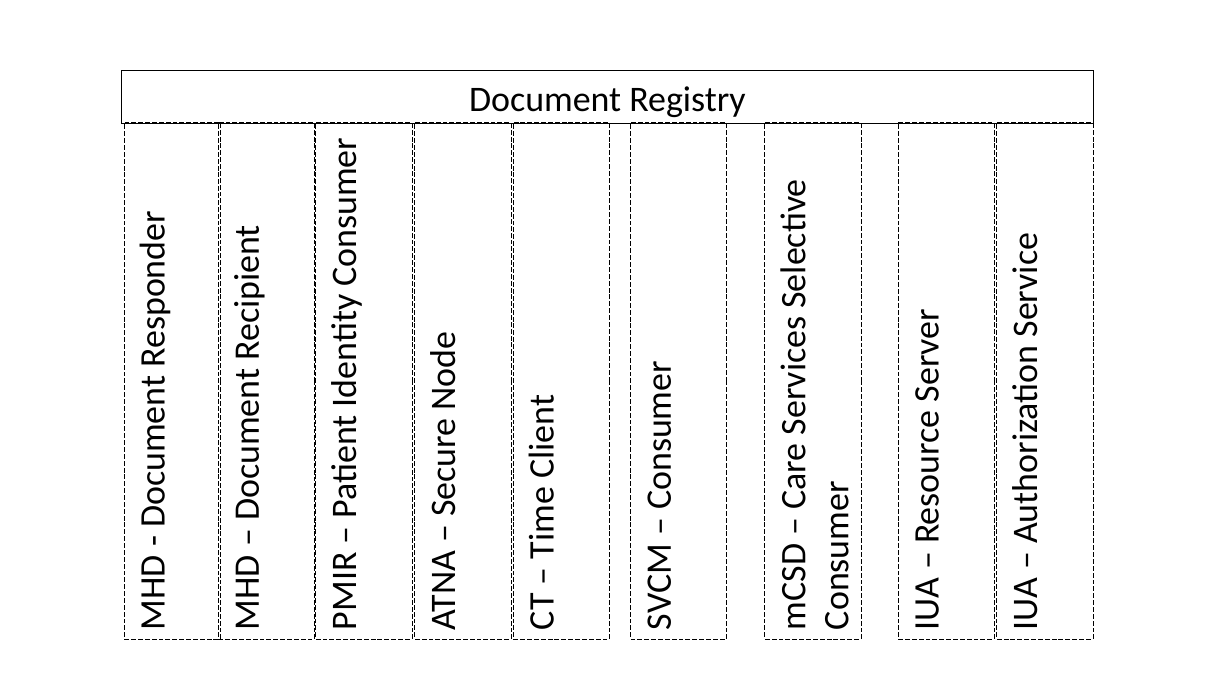
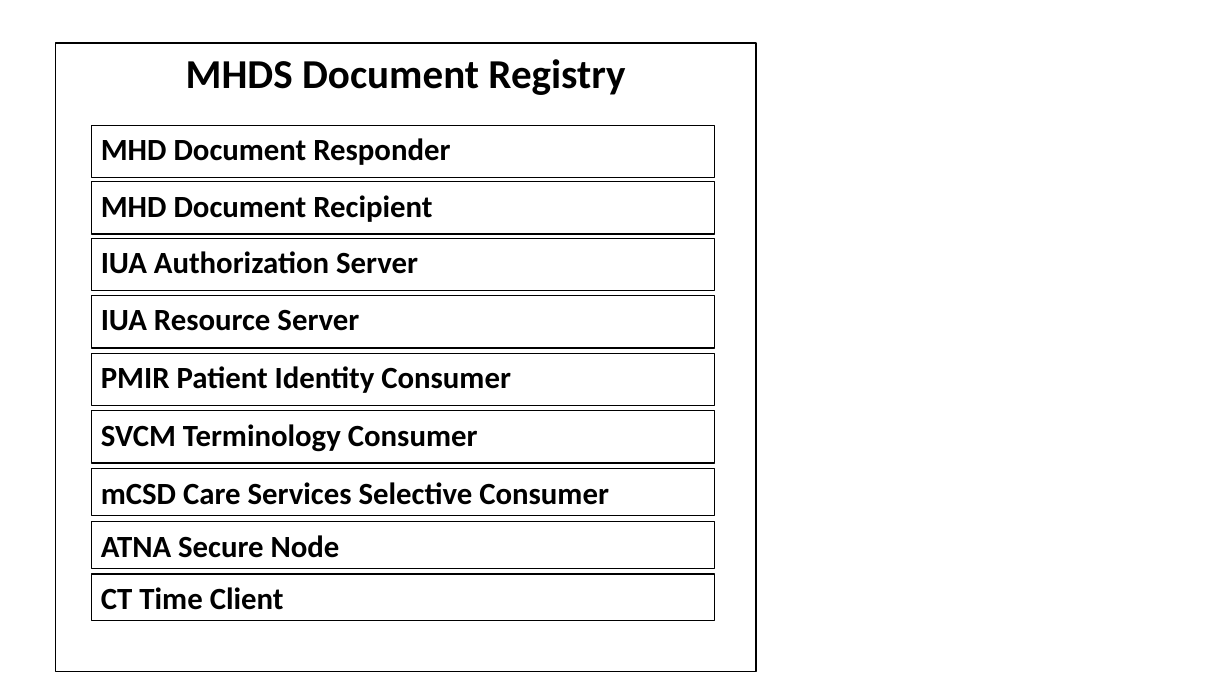
Before and after one commit to IHE/ITI.MHDS, a slide deck: slide 3 of input/images-source/Diagrams.pptx. Drawn at 1232x693 pixels with LibreOffice and Linux fonts; fonts in the diff are those of the drawing. Boxes give left, top, right and bottom in pixels: in the first picture for what was removed or moved away, otherwise in the second. Text is boxed around its words. In the diff, an @@ line names an element or a change of style, - is before the commit and + after.

Commit message:
Figure 1-1 to use Document Registry from other figures for consistency

```diff
--- a/input/images-source/Diagrams.pptx
+++ b/input/images-source/Diagrams.pptx
@@ rectangle "MHDS Document Registry": place and size @@
-rectangle "MHDS Document Registry" at [122,71,1094,124]
+rectangle "MHDS Document Registry" at [55,43,756,672]
@@ rectangle "MHDS Document Registry" at [55,43,756,672]: outline #000000 0.75 pt to #000000 1 pt @@
@@ text in rectangle at [186,59,625,95]: text changed; size 28 to 32 pt; bold on @@
-Document Registry
+MHDS Document Registry
@@ text in rectangle at [101,138,450,165]: text changed; size 28 to 24 pt; bold on @@
-MHD - Document Responder
+MHD Document Responder
@@ text in rectangle at [101,195,432,222]: text changed; size 28 to 24 pt; bold on @@
-MHD – Document Recipient
+MHD Document Recipient
@@ outline #000000 0.75 pt dashed to #000000 1 pt; rotation 270 to 0 degrees in 9 elements at [91,182,714,235], [91,126,714,178], [91,353,714,406], [91,522,714,568], [91,574,714,620], [91,469,714,515], [91,296,714,348], [91,411,714,464], [91,238,714,291] @@
@@ text in rectangle at [101,251,418,274]: text changed; size 28 to 24 pt; bold on @@
-IUA – Authorization Service
+IUA Authorization Server
@@ text in rectangle at [101,309,359,331]: text changed; size 28 to 24 pt; bold on @@
-IUA – Resource Server
+IUA Resource Server
@@ text in rectangle at [101,366,511,393]: text changed; size 28 to 24 pt; bold on @@
-PMIR – Patient Identity Consumer
+PMIR Patient Identity Consumer
@@ text in rectangle at [101,424,478,452]: text changed; size 28 to 24 pt; bold on @@
-SVCM – Consumer
+SVCM Terminology Consumer
@@ text in rectangle at [101,482,609,505]: text changed; size 28 to 24 pt; bold on @@
-mCSD – Care Services Selective Consumer
+mCSD Care Services Selective Consumer
@@ text in rectangle at [101,535,340,558]: text changed; size 28 to 24 pt; bold on @@
-ATNA – Secure Node
+ATNA Secure Node
@@ text in rectangle at [101,587,284,610]: text changed; size 28 to 24 pt; bold on @@
-CT – Time Client
+CT Time Client
```
Also in this commit, not shown: 2 other files.
